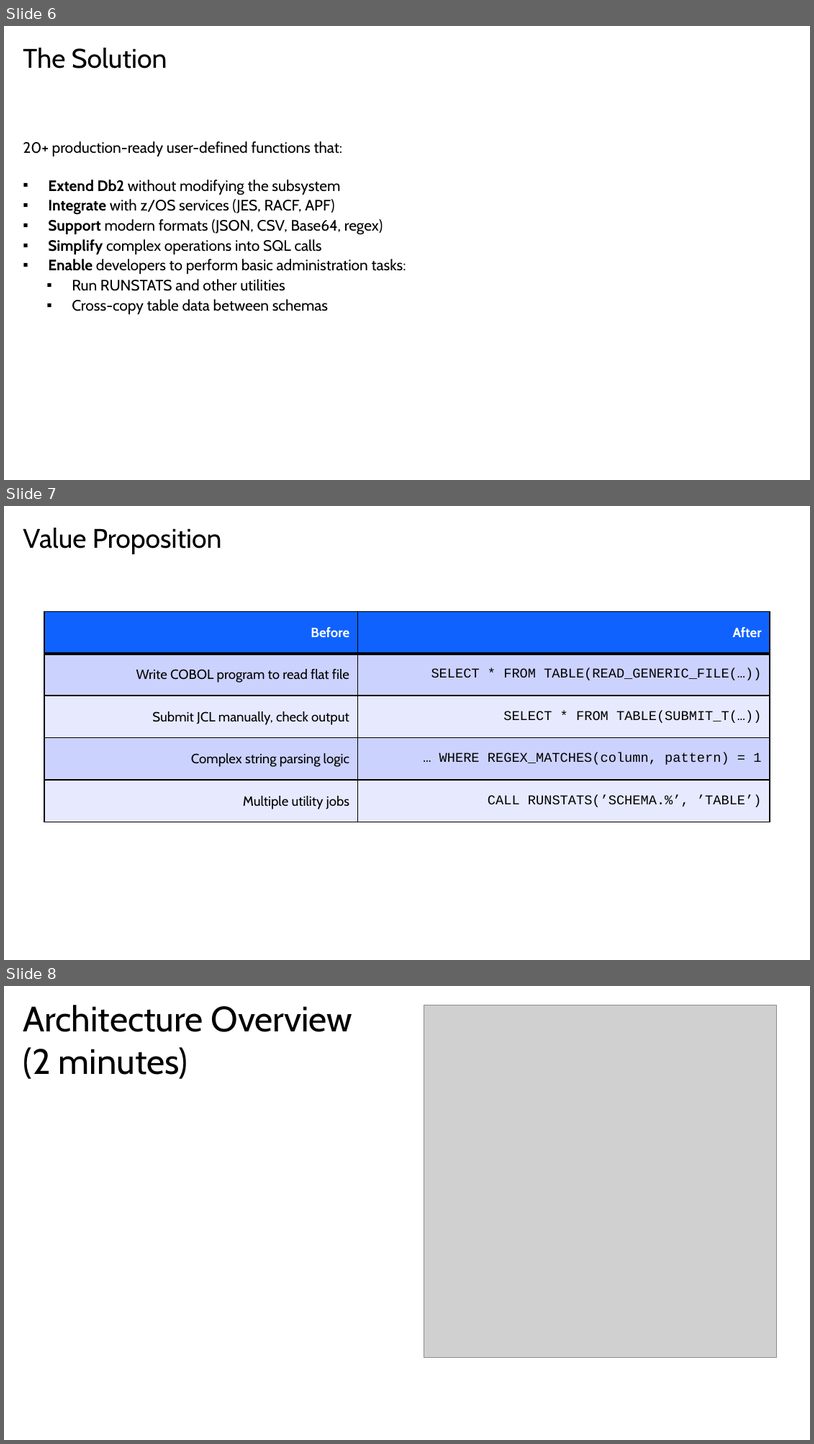
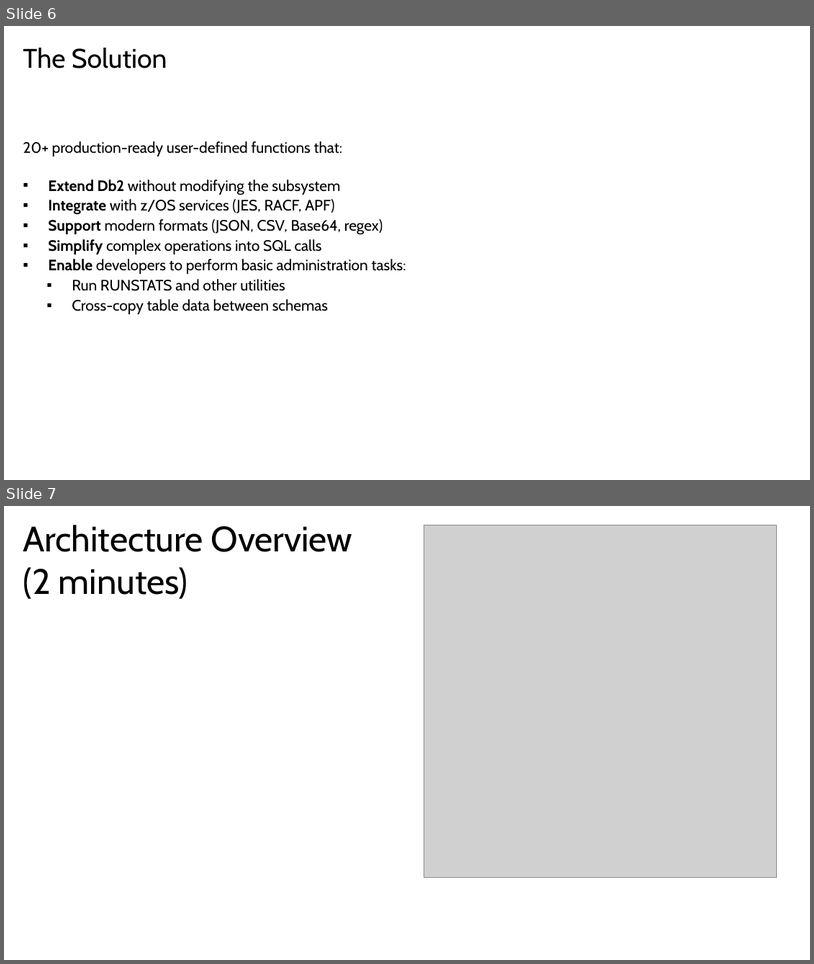
Before and after one commit to de103252/Db2_Routines, a slide deck: Db2 Routines Presentation.pptx. Shown one above the other, each under a label of ours: slides 6, 7 and 8 before the commit, slides 6 and 7 after it. The pictures are 814x1444 and 814x964 pixels, drawn with LibreOffice and Linux fonts; fonts in the diff are those of the drawing; grey boxes stand for pictures; background and template pictures are left out. Boxes give left, top, right and bottom in pixels: in the first picture for what was removed or moved away, otherwise in the second. Text is boxed around its words. In the diff, an @@ line names an element or a change of style, - is before the commit and + after.

```diff
--- a/Db2 Routines Presentation.pptx
+++ b/Db2 Routines Presentation.pptx
@@ slide 7 removed at box(4, 506, 810, 960), background #FFFFFF @@
@@ title removed at box(23, 528, 222, 554) @@
-Value Proposition
@@ table removed at box(44, 612, 770, 822), 5 rows, 2 columns @@
-Before | After
-Write COBOL program to read flat file | SELECT * FROM TABLE(READ_GENERIC_FILE(…))
-Submit JCL manually, check output | SELECT * FROM TABLE(SUBMIT_T(…))
-Complex string parsing logic | … WHERE REGEX_MATCHES(column, pattern) = 1
-Multiple utility jobs | CALL RUNSTATS(’SCHEMA.%’, ’TABLE’)
@@ what was slide 8 is now slide 7 @@
```
Also in this commit, not shown: 6 slides changed.
